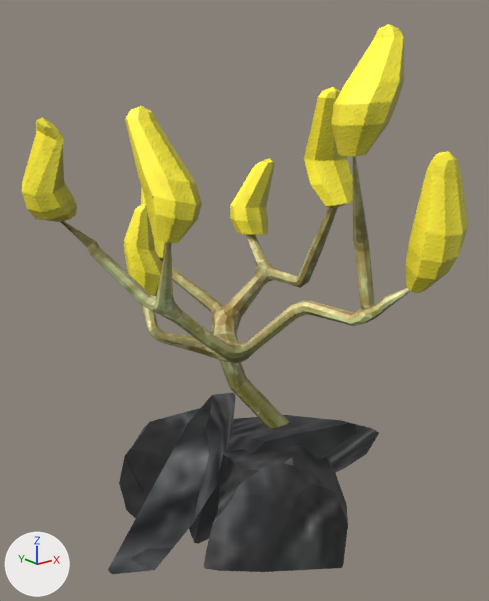
Before and after pictures for a commit that changed the glTF model forgians/Mushroom01.glb.
Camera for both pictures: a 50 mm lens placed at (-1.444, -1.862, 1.572), pointed at (-0.091, -0.17, 0.896). The lights are fixed; the arrows at lower left show +X, +Y and +Z. Objects named as collision shapes, trigger or cutter boxes, shadow casters or lower levels of detail are left out. Where no turn or scale is listed for an object, it has been applied to the vertices.

The scene before the commit, as lines of its bpy script (objects in view):
```python
ob_cube_002 = bpy.data.objects.new('Cube.002', me_cube_003)
ob_cube_002.location = (-0.065, -0.012, 0.32)
ob_torus_009_cell_005 = bpy.data.objects.new('Torus.009_cell.005', me_torus_009_cell_005)
ob_torus_009_cell_005.location = (-0.06, -0.291, 0.167)
ob_torus_009_cell_006 = bpy.data.objects.new('Torus.009_cell.006', me_torus_009_cell_006)
ob_torus_009_cell_006.location = (-0.188, 0.125, 0.193)
ob_torus_009_cell_007 = bpy.data.objects.new('Torus.009_cell.007', me_torus_009_cell_007)
ob_torus_009_cell_007.location = (-0.207, -0.001, 0.21)
ob_torus_009_cell_008 = bpy.data.objects.new('Torus.009_cell.008', me_torus_009_cell_008)
ob_torus_009_cell_008.location = (0.171, -0.037, 0.186)
```
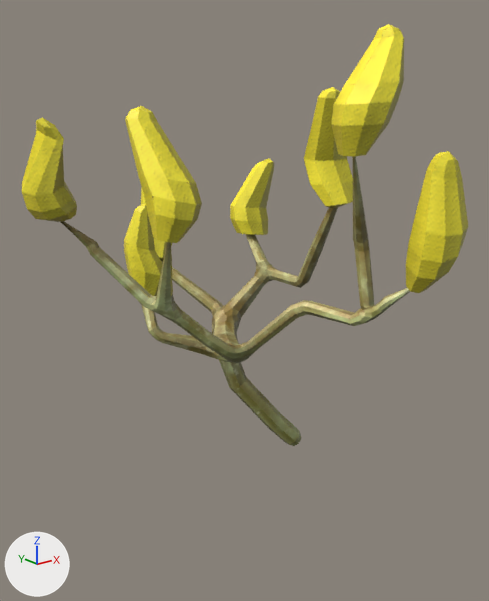
The change, as a list of edits to the scene's bpy script:
```text
Add mat_蘑菇_002:
    mat_蘑菇_002 = bpy.data.materials.new('蘑菇.002')
    # uses the picture img_蘑菇_2d_view
Change me_cube_003:
    where me_cube_003.from_pydata(...)  # 1078 vertices, 2040 faces; spans x -0.72..0.34, y -0.9..0.54, z -0.1..1.4
    remove me_cube_003.materials.append(mat_蘑菇)
    add me_cube_003.materials.append(mat_蘑菇_002)
Remove ob_torus_009_cell_005:
    ob_torus_009_cell_005 = bpy.data.objects.new('Torus.009_cell.005', me_torus_009_cell_005)
    ob_torus_009_cell_005.location = (-0.06, -0.291, 0.167)
Remove ob_torus_009_cell_006:
    ob_torus_009_cell_006 = bpy.data.objects.new('Torus.009_cell.006', me_torus_009_cell_006)
    ob_torus_009_cell_006.location = (-0.188, 0.125, 0.193)
Remove ob_torus_009_cell_007:
    ob_torus_009_cell_007 = bpy.data.objects.new('Torus.009_cell.007', me_torus_009_cell_007)
    ob_torus_009_cell_007.location = (-0.207, -0.001, 0.21)
Remove ob_torus_009_cell_008:
    ob_torus_009_cell_008 = bpy.data.objects.new('Torus.009_cell.008', me_torus_009_cell_008)
    ob_torus_009_cell_008.location = (0.171, -0.037, 0.186)
```

Changed parts and their boxes [x1, y1, x2, y2] in the pictures (489 x 601 px):
'Cube.002', recoloured
    both: [22, 24, 468, 446]
'Torus.009_cell.005', deleted
    before: [204, 445, 348, 572]
'Torus.009_cell.007', deleted
    before: [108, 393, 236, 574]
'Torus.009_cell.008', deleted
    before: [189, 415, 379, 544]
'Torus.009_cell.006', deleted
    before: [119, 408, 229, 519]
